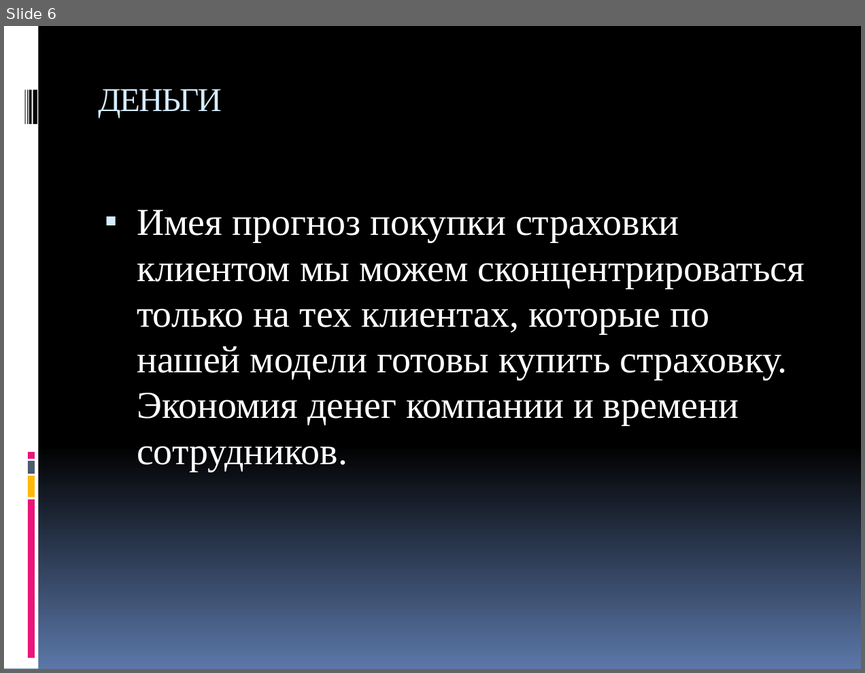
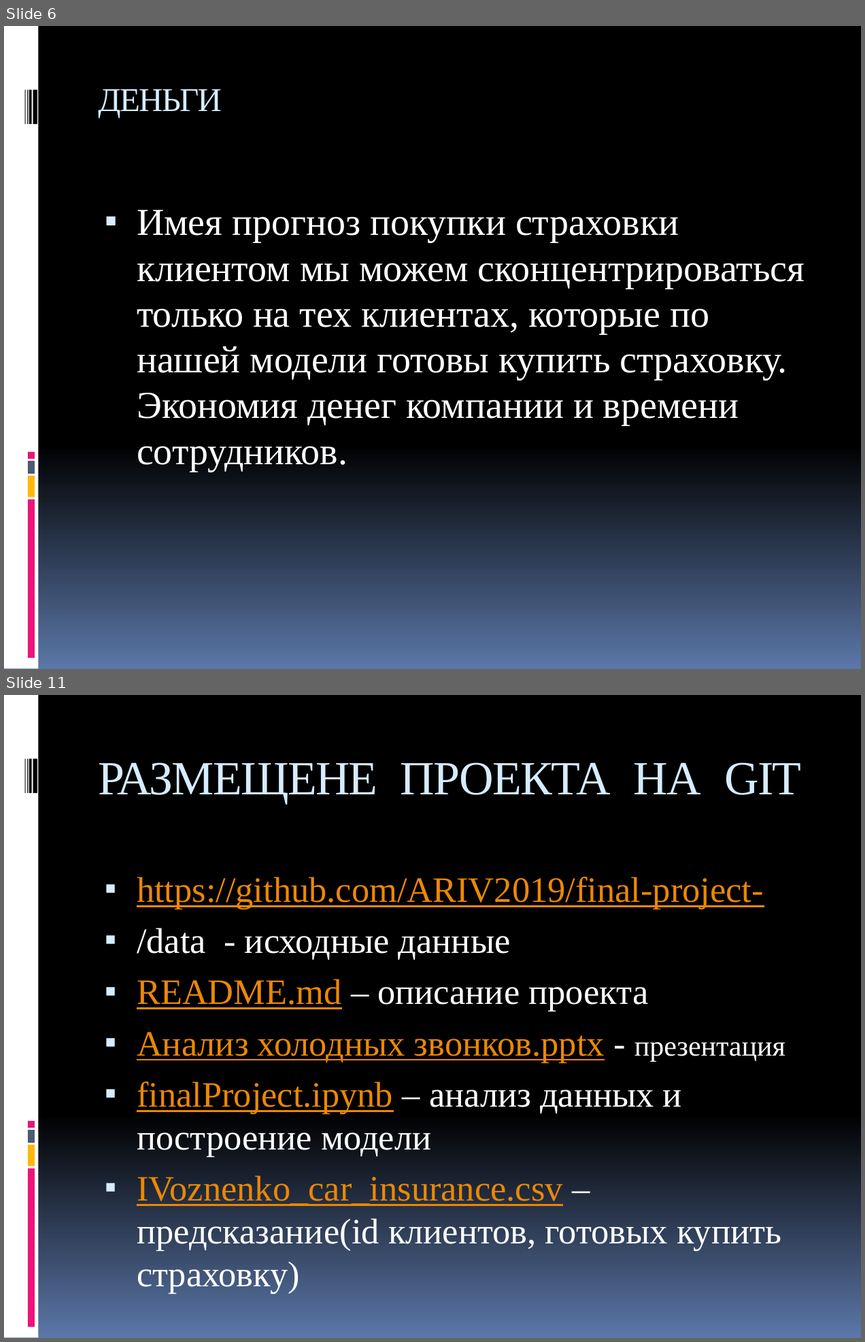
Before and after one commit to ARIV2019/final-project-, a slide deck: Анализ холодных звонков.pptx. Shown one above the other, each under a label of ours: slide 6 before the commit, slides 6 and 11 after it; the slides between them are not shown. The pictures are 865x673 and 865x1342 pixels, drawn with LibreOffice and Linux fonts; fonts in the diff are those of the drawing. Boxes give left, top, right and bottom in pixels: in the first picture for what was removed or moved away, otherwise in the second. Text is boxed around its words. In the diff, an @@ line names an element or a change of style, - is before the commit and + after.

```diff
--- a/Анализ холодных звонков.pptx
+++ b/Анализ холодных звонков.pptx
@@ slide 11 added at (x1=4, y1=695, x2=861, y2=1338), background gradient #000000 to #5B77A8; not listed: 9 template elements that a slide beside it also shows @@
@@ title added at (x1=98, y1=762, x2=802, y2=803), 40 pt, text #D6ECFF @@
+РАЗМЕЩЕНЕ ПРОЕКТА НА GIT
@@ text added at (x1=137, y1=877, x2=785, y2=1293), 30 pt, text #FFFFFF @@
+▪ https://github.com/ARIV2019/final-project-
+▪ /data - исходные данные
+▪ README.md – описание проекта
+▪ Анализ холодных звонков.pptx - презентация
+▪ finalProject.ipynb – анализ данных и построение модели
+▪ IVoznenko_car_insurance.csv – предсказание(id клиентов, готовых купить страховку)
```
Also in this commit, not shown: 3 slides changed, 1 other slide added, 1 slide removed, 1 other file.
